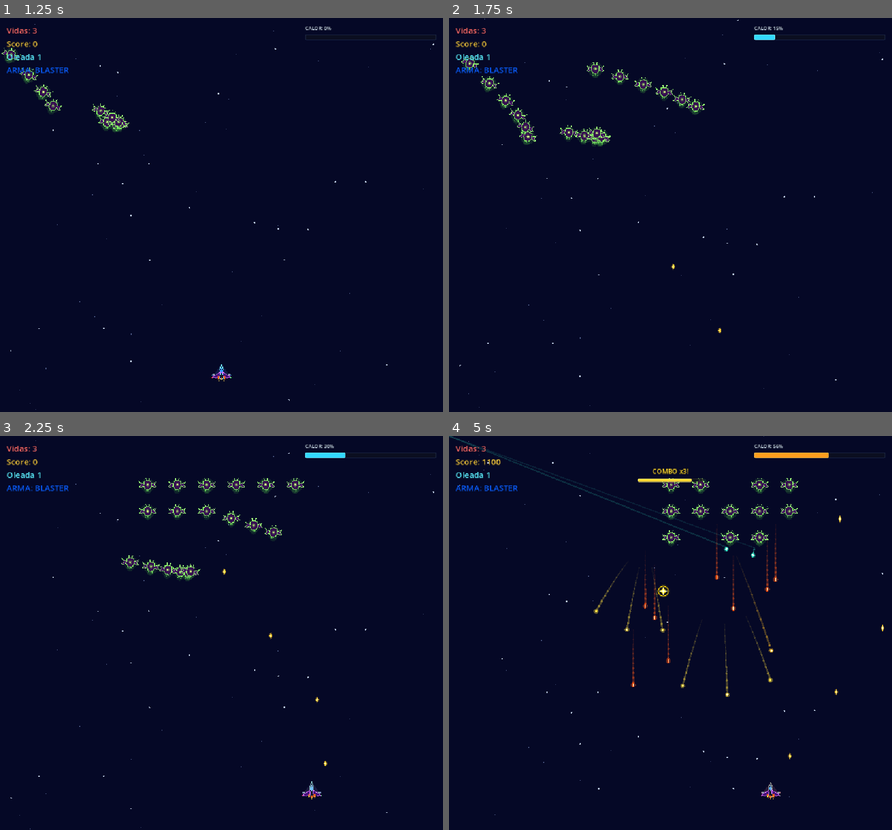
Above: before the commit, frames 1-4 (two rows, left to right).
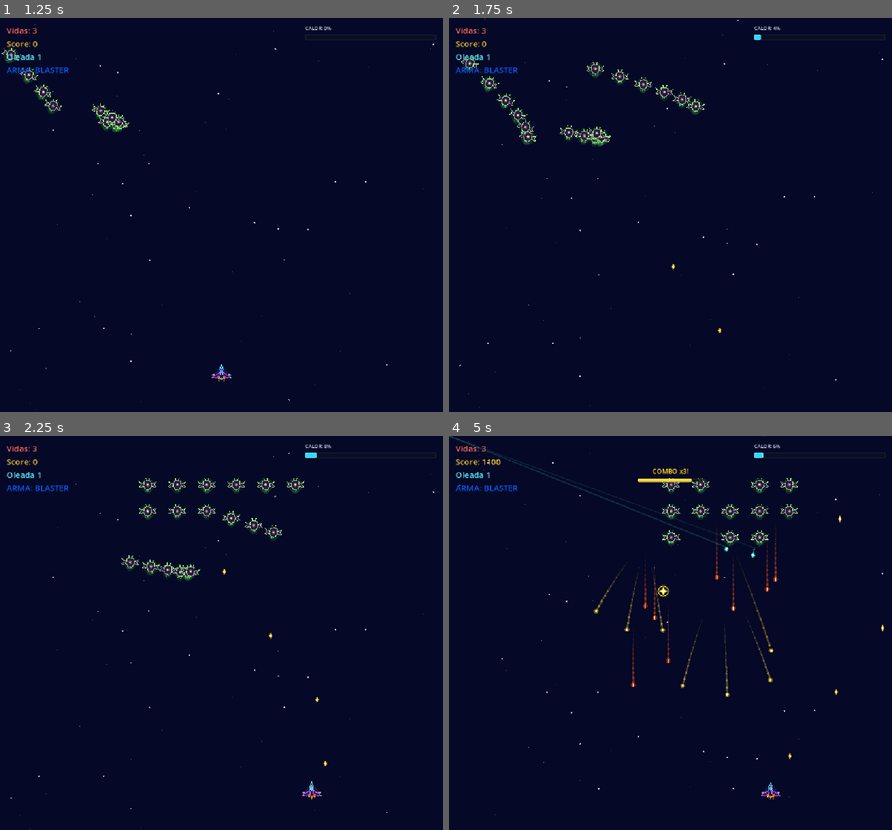
Above: after the commit, the same moments.

Repository: Frank-0511/galactic-surge
Game: Godot game, scene res://scenes/main/main.tscn
Same seed, same stepped clock (60 frames per second), same inputs: the game is played once before the commit and once after it.
Inputs (mouse positions are in pixels of both pictures, inside the frame that each line leads up to):
- Up to frame 1 (1.25 s): click "Jugar" at 0.5 s
- Up to frame 2 (1.75 s): tap Enter at 1.25 s; move the mouse to (767, 195) at 1.27 s; hold Right (move_right) from 1.28 s (still down); hold Space (shoot) from 1.28 s (still down); click (767, 195) at 1.42 s
- Up to frame 3 (2.25 s): move the mouse to (132, 652) at 2.02 s; release Right (move_right) at 2.03 s; release Space (shoot) at 2.03 s; hold Left (move_left) from 2.03 s (still down); tap Space (shoot) at 2.1 s
- Up to frame 4 (5 s): move the mouse to (714, 546) at 2.77 s; release Left (move_left) at 2.78 s; hold Space (shoot) 2.78-3.53 s; hold Right (move_right) 2.78-4.28 s; tap 1 (weapon_1) at 2.85 s; move the mouse to (648, 711) at 3.52 s; tap 2 (weapon_2) at 3.6 s; click (648, 711) at 3.67 s; tap Space (shoot) at 3.8 s; move the mouse to (803, 692) at 4.27 s; hold Left (move_left) from 4.28 s (still down); hold Space (shoot) from 4.28 s (still down); tap 3 (weapon_3) at 4.35 s

Frame 1 is identical in both runs. In frame 2, less than 0.1% of the frame differs, in the area x 70-76%, y 2-6%; in frame 3, 0.1%; in frame 4, 0.3%, in the area x 68-86%, y 2-92%.

Commit message:
feat(arsenal): calor de armas calibrado a tiempos de sobrecalentamiento estilo chicken invaders

Diff:
--- a/scenes/entities/player/player.gd
+++ b/scenes/entities/player/player.gd
@@ -323,6 +323,27 @@
 				heat_changed.emit(heat, max_heat)
 
 
+## Seconds of sustained fire before overheating, per weapon, at level 1 and level 10.
+const OVERHEAT_SECONDS: Dictionary = {
+	WeaponType.BLASTER: Vector2(10.0, 8.0),
+	WeaponType.MISSILE: Vector2(9.0, 7.5),
+	WeaponType.LASER: Vector2(8.0, 10.0),
+}
+
+
+## Heat per second needed so sustained fire overheats in the target time for the current level.
+func _get_heat_per_second(weapon: int) -> float:
+	var range_s: Vector2 = OVERHEAT_SECONDS.get(weapon, Vector2(8.0, 8.0))
+	var t: float = float(clampi(weapon_level, 1, MAX_WEAPON_LEVEL) - 1) / float(MAX_WEAPON_LEVEL - 1)
+	var seconds: float = lerpf(range_s.x, range_s.y, t)
+	return max_heat / maxf(seconds, 0.1)
+
+
+## Public accessor for heat per second calculation.
+func get_heat_per_second(weapon: int) -> float:
+	return _get_heat_per_second(weapon)
+
+
 # ---------------------------------------------------------------------------
 # Shooting mechanics
 # ---------------------------------------------------------------------------
@@ -333,7 +354,7 @@
 			if Input.is_action_just_pressed("shoot"):
 				shot_fired.emit(false)
 			_set_laser_active(true)
-			add_heat(30.0 * delta)
+			add_heat(_get_heat_per_second(WeaponType.LASER) * delta)
 		else:
 			_set_laser_active(false)
 	else:
@@ -388,7 +409,7 @@
 			if "direction" in bullet:
 				bullet.set("direction", dir)
 			_add_combat_transient(bullet)
-	add_heat(8.0)
+	add_heat(_get_heat_per_second(WeaponType.BLASTER) * 0.25)
 	_shoot_cooldown.start(0.25)
 	shot_fired.emit(_double_shot_enabled or weapon_level >= 2)
 
@@ -418,15 +439,15 @@
 		if missile != null:
 			missile.global_position = global_position + Vector2(ox, -20.0)
 			_add_combat_transient(missile)
-	add_heat(25.0)
 	var cooldown: float = lerpf(0.55, 0.40, float(weapon_level - 1) / 9.0)
+	add_heat(_get_heat_per_second(WeaponType.MISSILE) * cooldown)
 	_shoot_cooldown.start(cooldown)
 	shot_fired.emit(false)
 
 
 func _shoot_laser_pulse() -> void:
 	_set_laser_active(true)
-	add_heat(10.0)
+	add_heat(_get_heat_per_second(WeaponType.LASER) * 0.25)
 	_shoot_cooldown.start(0.25)
 	shot_fired.emit(false)
 
